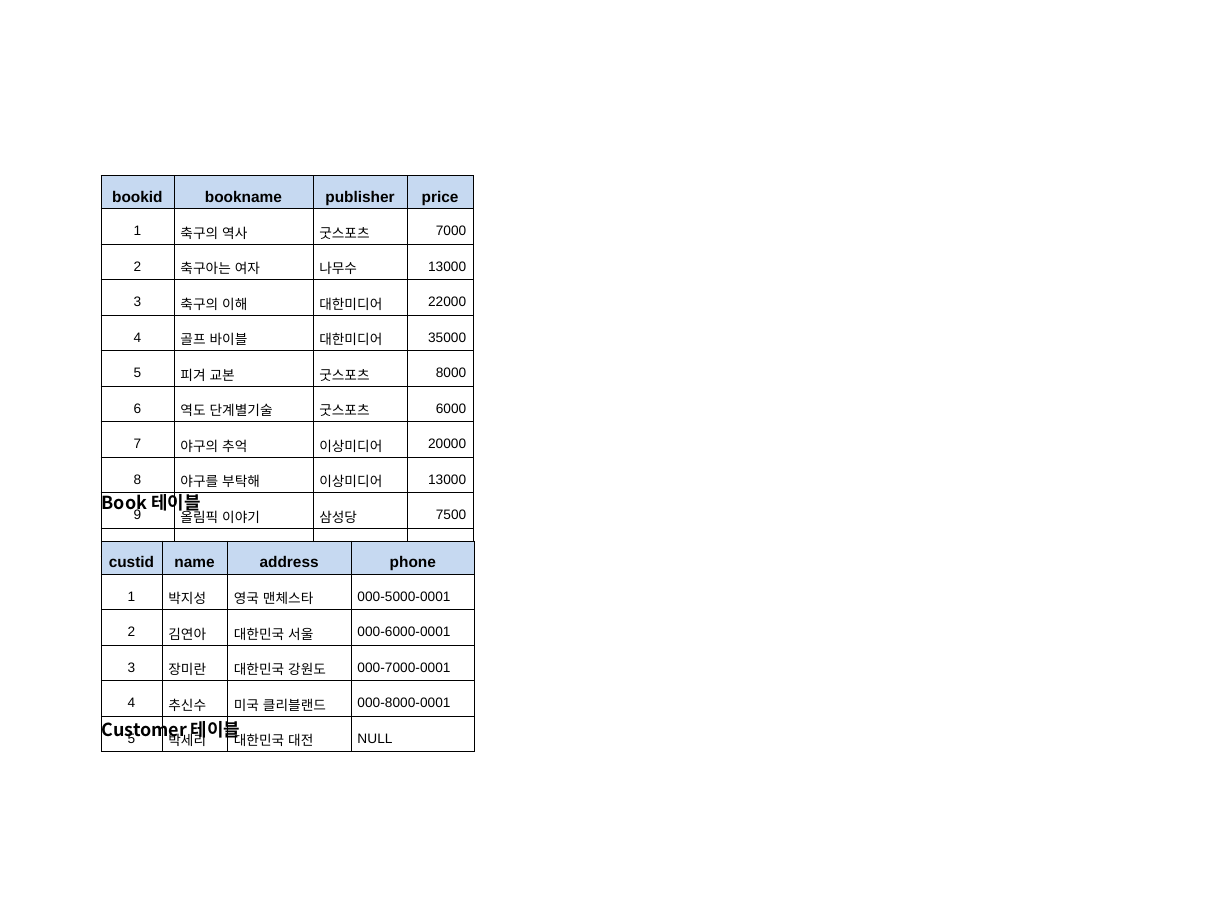
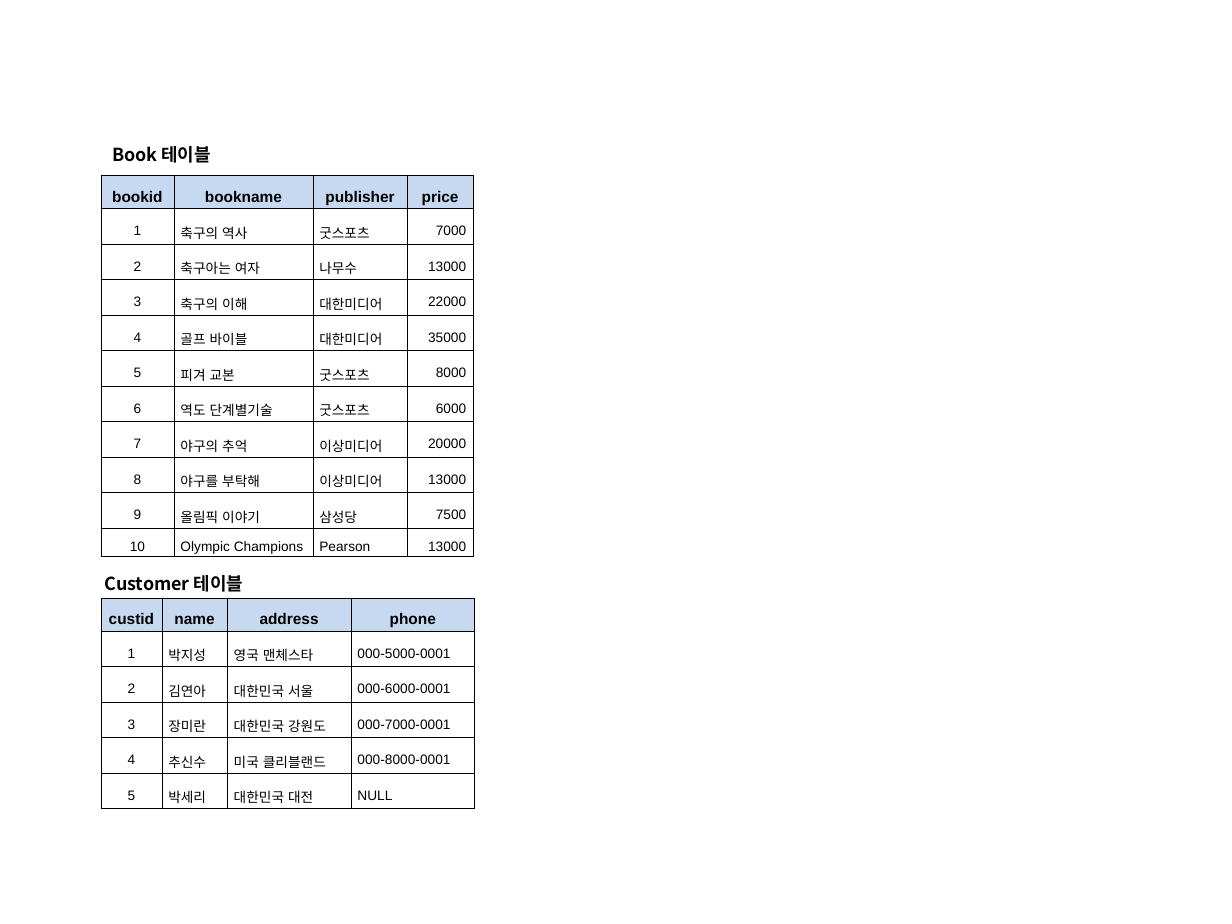
Before and after one commit to DongJoonLeeDJ/AI_501_4, a slide deck: slide 4 of djlee/DB/20211228/실습문제.pptx. Drawn at 1232x924 pixels with LibreOffice and Linux fonts; fonts in the diff are those of the drawing. Boxes give left, top, right and bottom in pixels: in the first picture for what was removed or moved away, otherwise in the second. Text is boxed around its words. In the diff, an @@ line names an element or a change of style, - is before the commit and + after.

```diff
--- a/djlee/DB/20211228/실습문제.pptx
+++ b/djlee/DB/20211228/실습문제.pptx
@@ text "Book 테이블" rewrapped from box(102, 491, 200, 515) to box(112, 146, 211, 163) @@
@@ text "Customer 테이블" rewrapped from box(102, 718, 240, 742) to box(105, 575, 243, 592) @@
@@ table: place and size @@
-table at box(101, 541, 473, 750)
+table at box(101, 598, 473, 807)
```
Also in this commit, not shown: 1 other slide changed.
